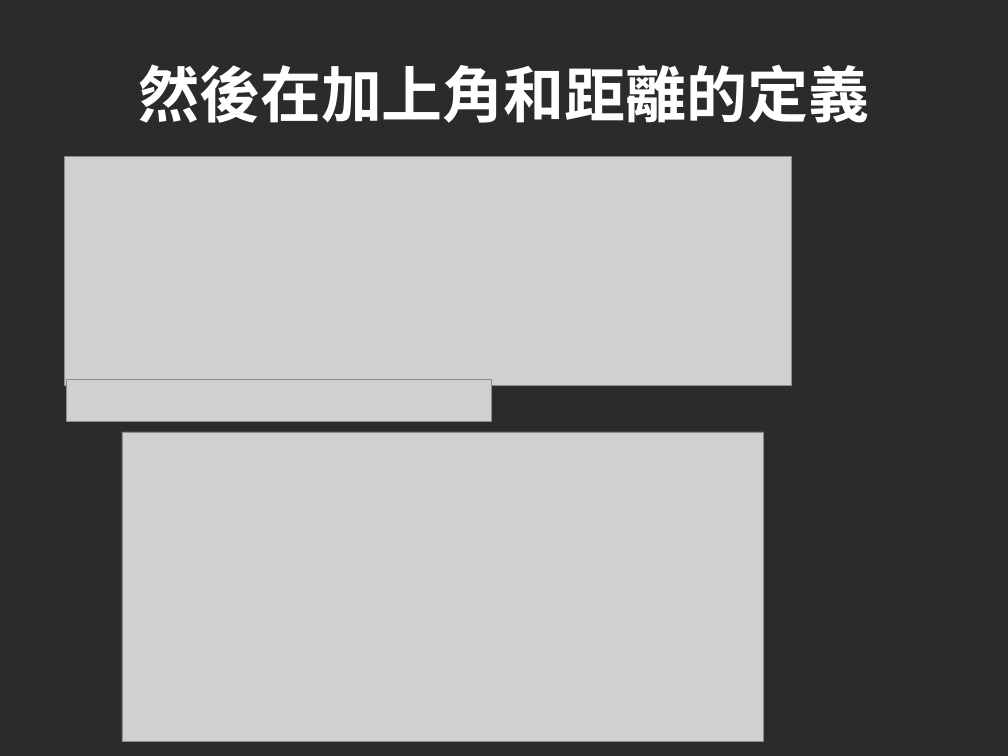
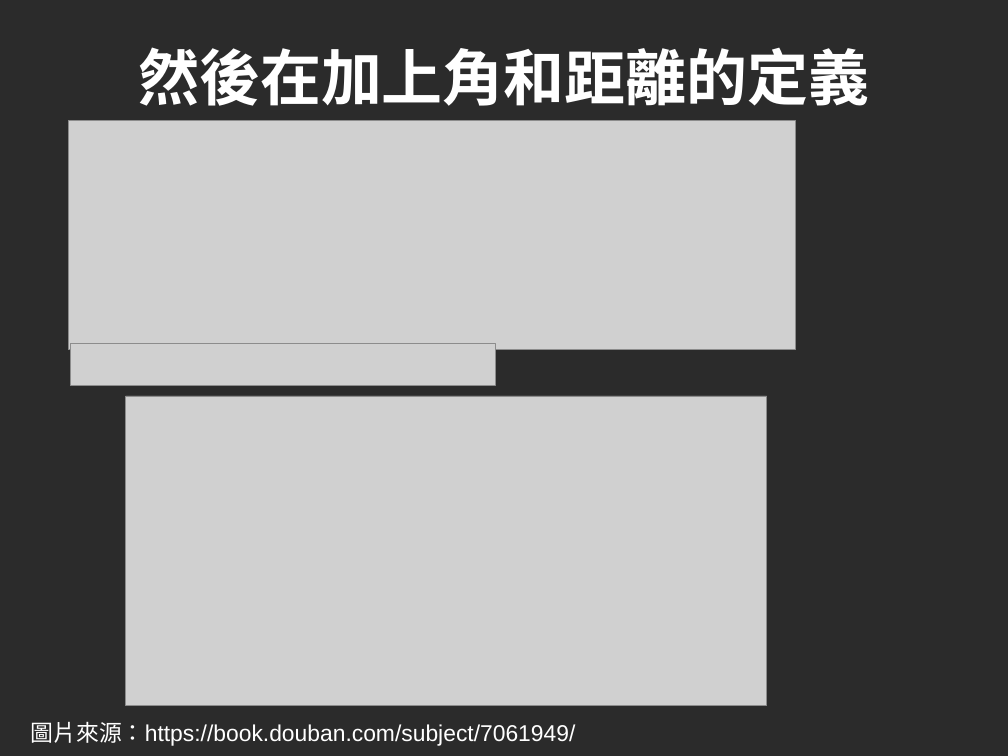
Before and after one commit to cccunimportant/10minSlides, a slide deck: slide 54 of 10minGeometryNonEuclid.odp. Drawn at 1008x756 pixels with LibreOffice and Linux fonts; fonts in the diff are those of the drawing; grey boxes stand for pictures; background and template pictures are left out; a plain dark background stands for a picture behind light text. Boxes give left, top, right and bottom in pixels: in the first picture for what was removed or moved away, otherwise in the second. Text is boxed around its words. In the diff, an @@ line names an element or a change of style, - is before the commit and + after.

```diff
--- a/10minGeometryNonEuclid.odp
+++ b/10minGeometryNonEuclid.odp
@@ title "然後在加上角和距離的定義": place and size @@
-title "然後在加上角和距離的定義" at <box>138,64,869,123</box>
+title "然後在加上角和距離的定義" at <box>138,47,869,106</box>
@@ 3 pictures: place and size @@
-3 pictures at <box>65,156,792,742</box>
+3 pictures at <box>69,121,796,706</box>
@@ text added at <box>31,722,576,746</box>, 18 pt, text #FFFFFF @@
+圖片來源：https://book.douban.com/subject/7061949/
```
Also in this commit, not shown: 3 other slides changed, 4 other files.
